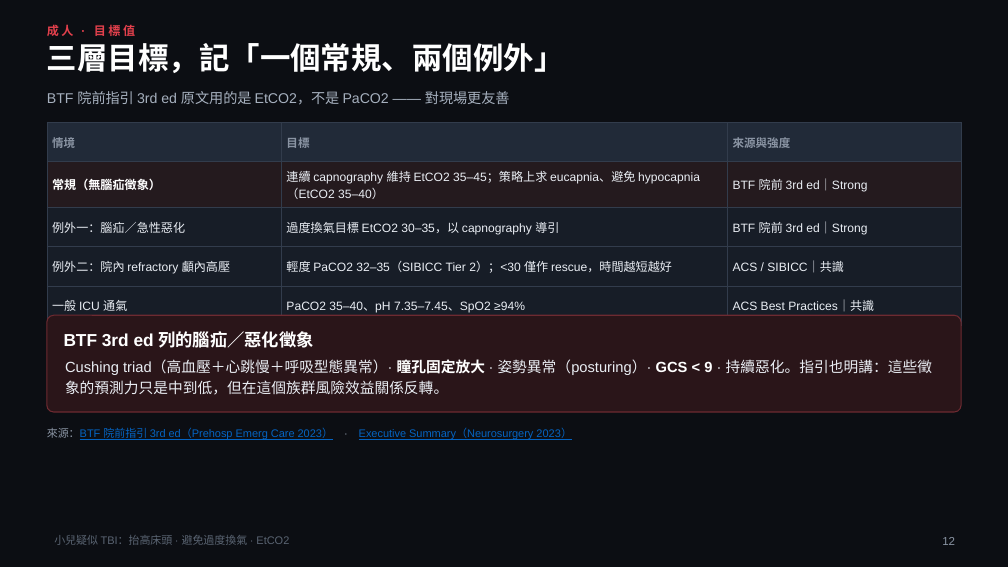
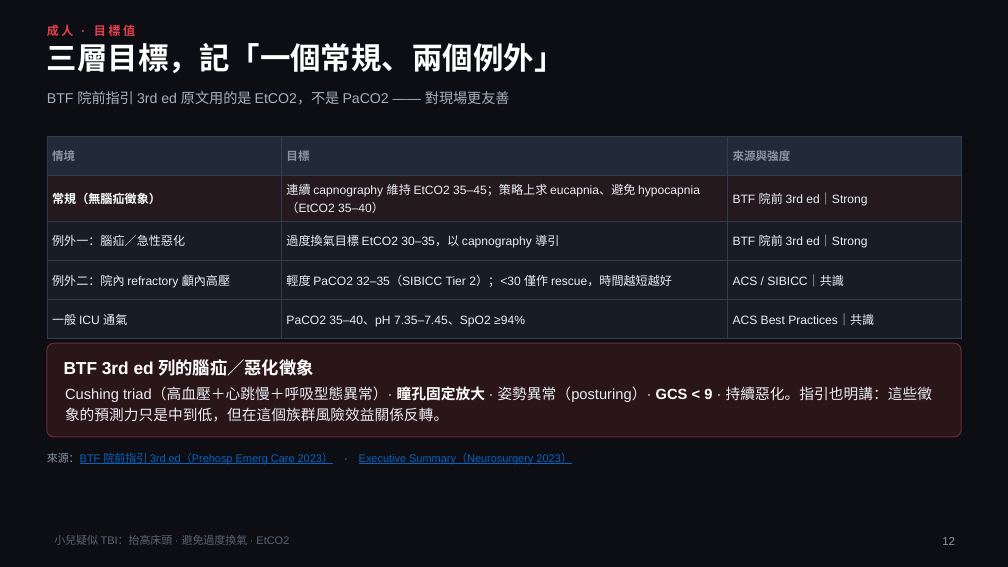
Before and after one commit to limzijiang/ped-tbi-ventilation-position, a slide deck: slide 12 of ped-tbi-etco2-teaching.pptx. Drawn at 1008x567 pixels with LibreOffice and Linux fonts; fonts in the diff are those of the drawing. Boxes give left, top, right and bottom in pixels: in the first picture for what was removed or moved away, otherwise in the second. Text is boxed around its words. In the diff, an @@ line names an element or a change of style, - is before the commit and + after.

```diff
--- a/ped-tbi-etco2-teaching.pptx
+++ b/ped-tbi-etco2-teaching.pptx
@@ table: place and size @@
-table at [47,123,961,317]
+table at [47,136,961,330]
@@ 2 texts, 1 rounded rectangle: place and size @@
-2 texts, 1 rounded rectangle at [47,315,961,412]
+2 texts, 1 rounded rectangle at [47,343,961,437]
@@ rounded rectangle at [47,343,961,437]: proportions changed @@
@@ text "來源：BTF 院前指引 3rd ed（Prehosp Emerg ...": place and size @@
-text "來源：BTF 院前指引 3rd ed（Prehosp Emerg ..." at [47,428,572,440]
+text "來源：BTF 院前指引 3rd ed（Prehosp Emerg ..." at [47,453,572,464]
```
Also in this commit, not shown: 29 other slides changed, 1 other file.
